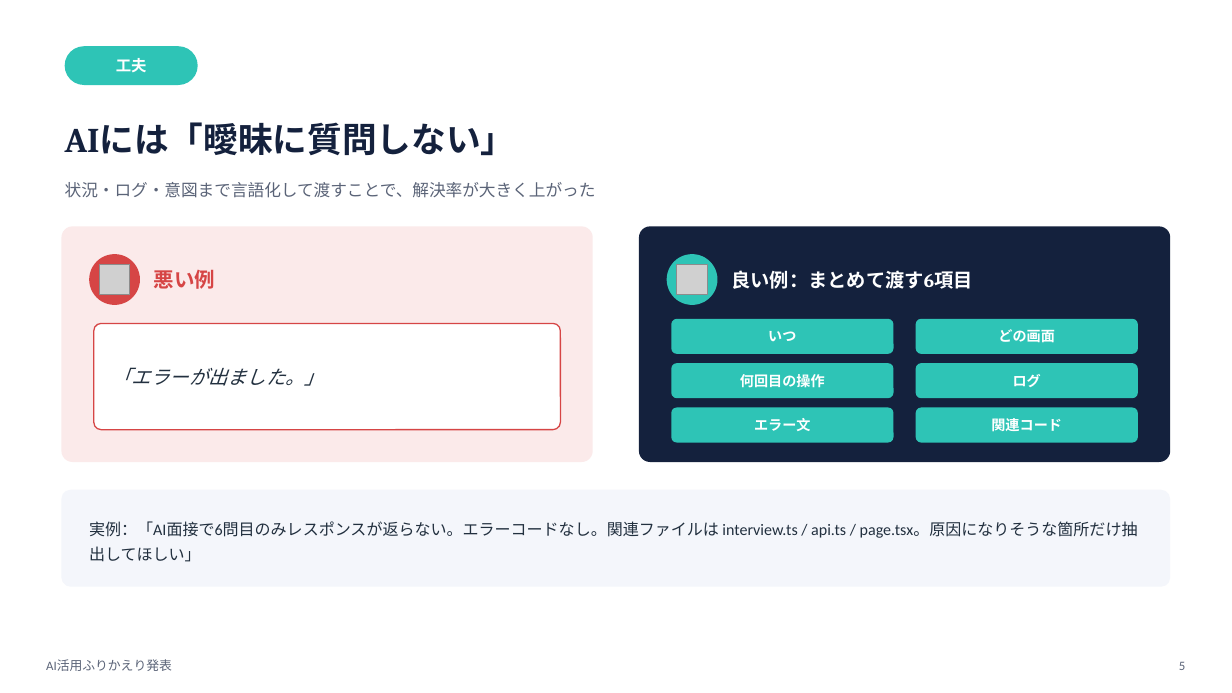
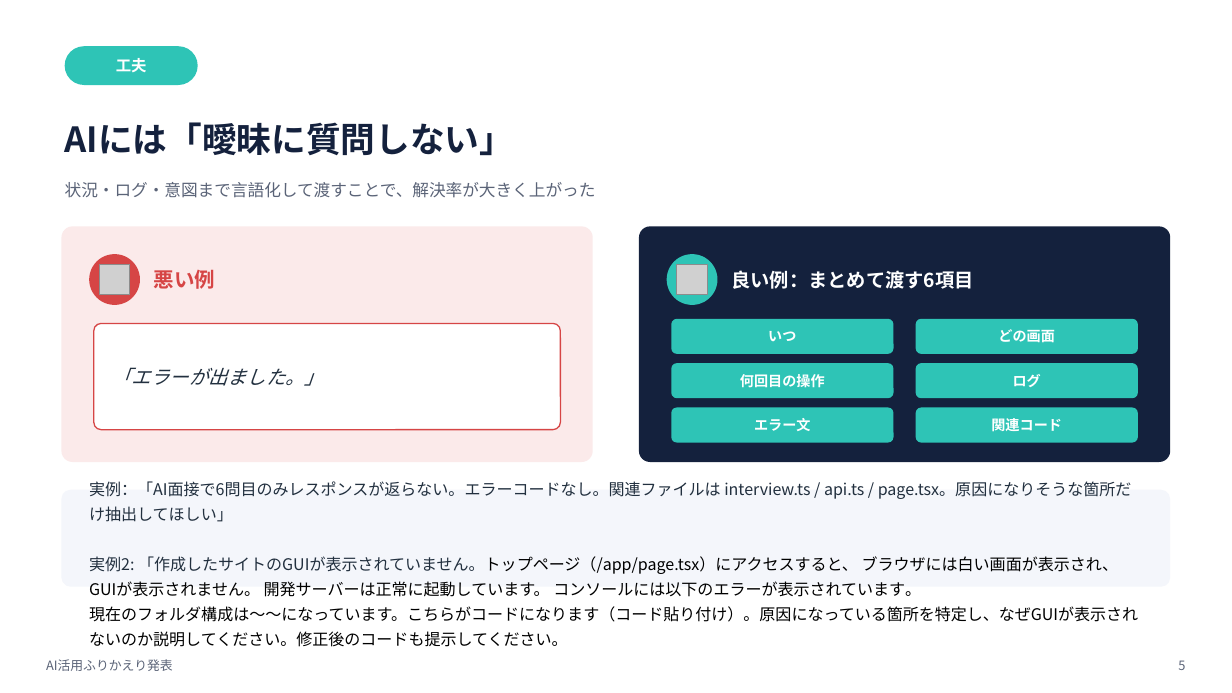
Before and after one commit to Yokochi513/Procson, a slide deck: slide 5 of shuukatsu-app/AI活用ふりかえり発表_2分版.pptx. Drawn at 1232x693 pixels with LibreOffice and Linux fonts; fonts in the diff are those of the drawing; grey boxes stand for pictures. Boxes give left, top, right and bottom in pixels: in the first picture for what was removed or moved away, otherwise in the second. Text is boxed around its words. In the diff, an @@ line names an element or a change of style, - is before the commit and + after.

```diff
--- a/shuukatsu-app/AI活用ふりかえり発表_2分版.pptx
+++ b/shuukatsu-app/AI活用ふりかえり発表_2分版.pptx
@@ text "AIには「曖昧に質問しない」" at [65,122,514,156]: font Cambria to Noto Sans CJK JP @@
@@ text "良い例：まとめて渡す6項目" at [731,270,973,289]: font Cambria to Noto Sans CJK JP @@
@@ text "実例：「AI面接で6問目のみレスポンスが返らない。エラーコードなし。関連ファイルは interview.ts / api ...": place and size @@
-text "実例：「AI面接で6問目のみレスポンスが返らない。エラーコードなし。関連ファイルは interview.ts / api ..." at [89,521,1138,562]
+text "実例：「AI面接で6問目のみレスポンスが返らない。エラーコードなし。関連ファイルは interview.ts / api ..." at [89,481,1138,647]
@@ text at [89,481,1132,522]: font Calibri to Noto Sans CJK JP in "実例：「AI面接で6問目のみレスポンスが返らない。エラーコードなし。関連ファイルは interview.ts / api ..." @@
@@ text at [89,556,1138,647]: paragraphs added @@
+実例2: 「作成したサイトのGUIが表示されていません。トップページ（/app/page.tsx）にアクセスすると、 ブラウザには白い画面が表示され、GUIが表示されません。 開発サーバーは正常に起動しています。 コンソールには以下のエラーが表示されています。
+現在のフォルダ構成は～～になっています。こちらがコードになります（コード貼り付け）。原因になっている箇所を特定し、なぜGUIが表示されないのか説明してください。修正後のコードも提示してください。
@@ text "AI活用ふりかえり発表" at [46,659,173,671]: font Calibri to Noto Sans CJK JP @@
@@ text "5" at [1178,660,1185,670]: font Calibri to Noto Sans CJK JP @@
```
Also in this commit, not shown: 6 other slides changed, 5 other files.
